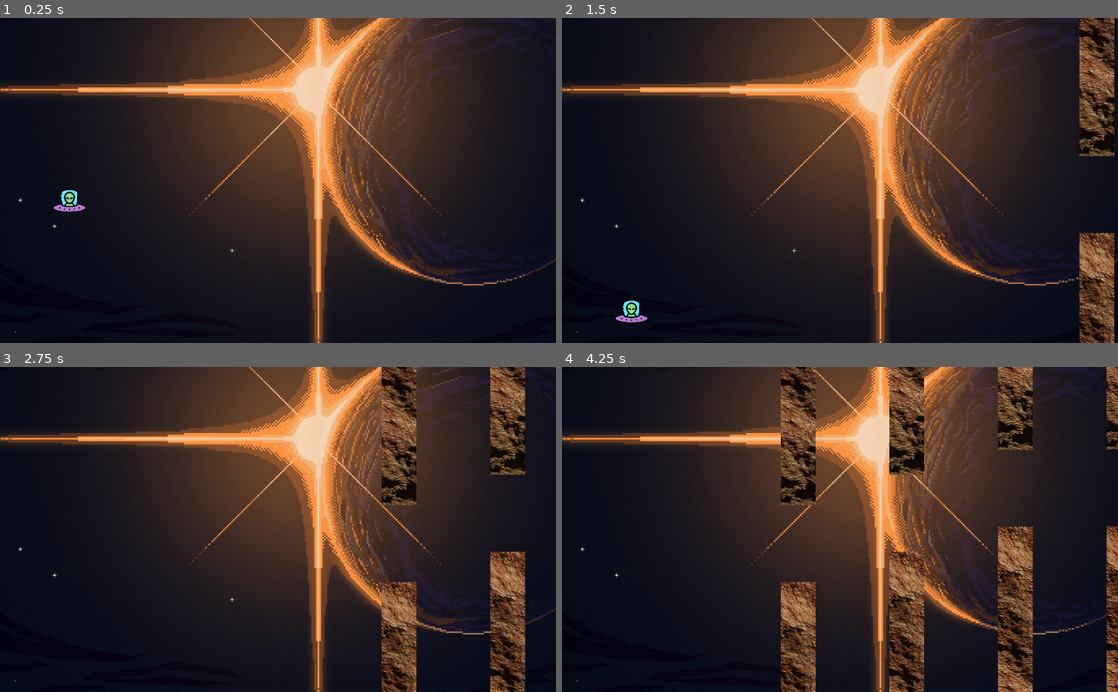
Above: before the commit, frames 1-4 (two rows, left to right).
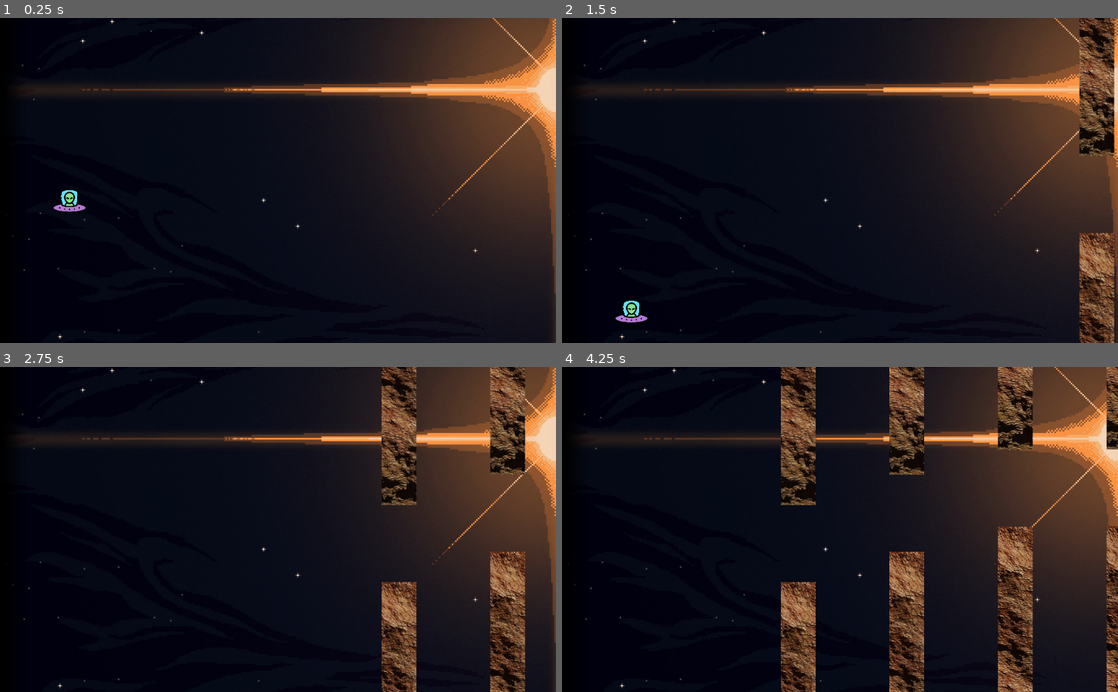
Above: after the commit, the same moments.

Repository: Chamerli-sh/Flappy-Things
Game: Godot game, scene res://World/World.tscn
Same seed, same stepped clock (60 frames per second), same inputs: the game is played once before the commit and once after it. The project has no main scene, so this scene is started directly.
Inputs:
- Up to frame 1 (0.25 s): no input
- Up to frame 2 (1.5 s): tap Up (jump) at 0.77 s
- Up to frame 3 (2.75 s): tap Up (jump) at 1.52 s
- Up to frame 4 (4.25 s): tap Up (jump) at 3.02, 3.77 s

The runs differ from the first frame. In frame 1, 52% of the frame differs, in the area x 0-100%, y 0-100%; in frame 2, 49%; in frame 3, 47%; in frame 4, 43%.

Commit message:
Adding the reapiting

Diff:
--- a/World/World.tscn
+++ b/World/World.tscn
@@ -5,9 +5,6 @@
 [ext_resource path="res://World/PipeSpawner.gd" type="Script" id=3]
 
 [node name="World" type="Node2D"]
-
-[node name="Background" type="Sprite" parent="."]
-texture = ExtResource( 1 )
 
 [node name="Camera2D" type="Camera2D" parent="."]
 current = true
@@ -22,4 +19,13 @@
 [node name="Timer" type="Timer" parent="PipeSpawner"]
 autostart = true
 
+[node name="ParallaxBackground" type="ParallaxBackground" parent="."]
+
+[node name="ParallaxLayer" type="ParallaxLayer" parent="ParallaxBackground"]
+motion_mirroring = Vector2( 1440, 0 )
+
+[node name="Background" type="Sprite" parent="ParallaxBackground/ParallaxLayer"]
+position = Vector2( 448, 0 )
+texture = ExtResource( 1 )
+
 [connection signal="timeout" from="PipeSpawner/Timer" to="PipeSpawner" method="_on_Timer_timeout"]
